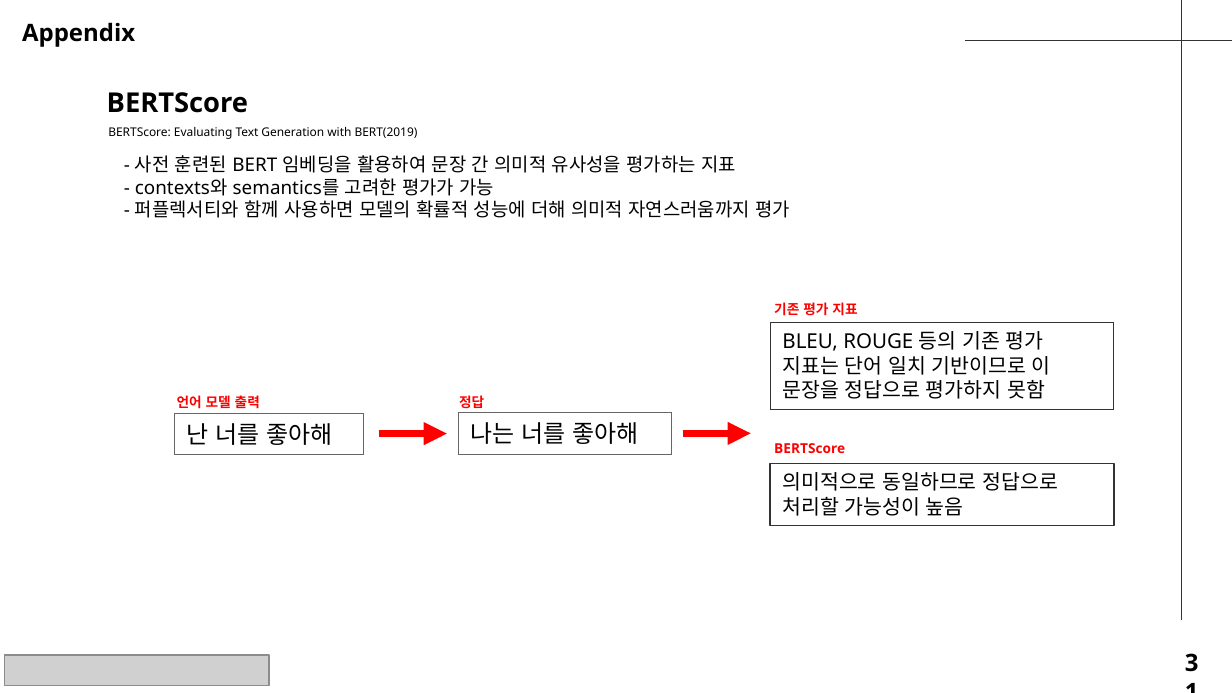
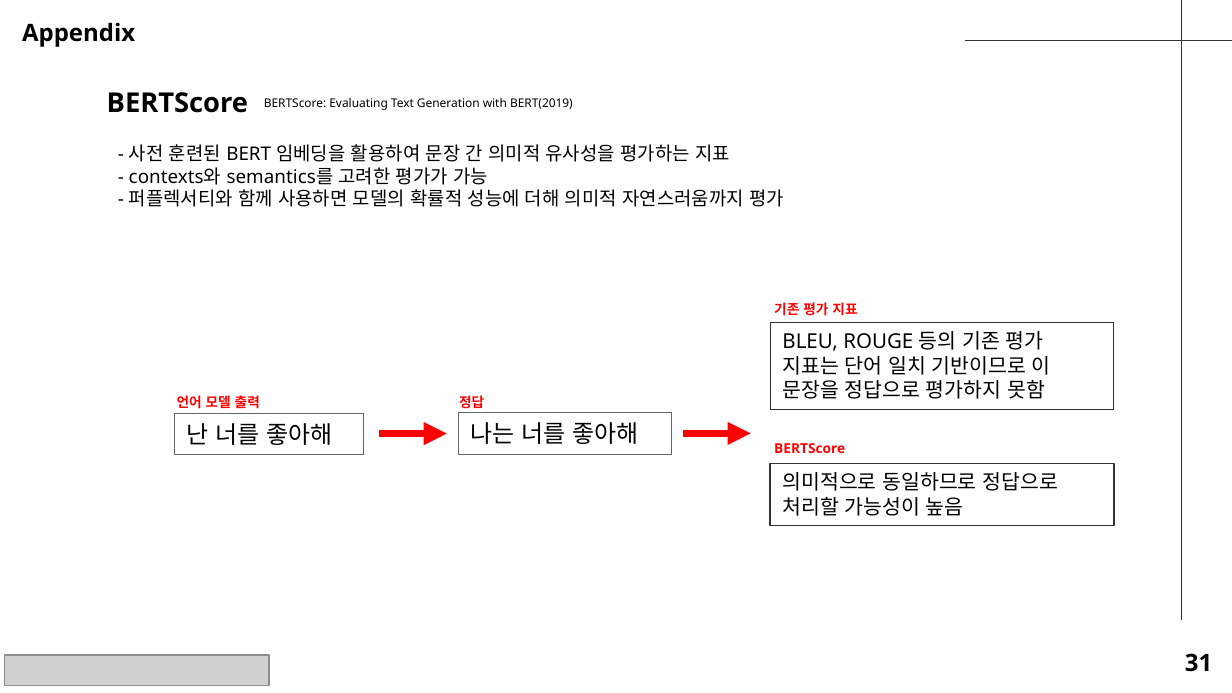
Before and after one commit to seungdeng/Deep-Learning-from-Scratch, a slide deck: slide 31 of study/발표자료/(이승건)250220_밑딥2_chap2-5.pptx. Drawn at 1232x693 pixels with LibreOffice and Linux fonts; fonts in the diff are those of the drawing; grey boxes stand for pictures. Boxes give left, top, right and bottom in pixels: in the first picture for what was removed or moved away, otherwise in the second. Text is boxed around its words. In the diff, an @@ line names an element or a change of style, - is before the commit and + after.

```diff
--- a/study/발표자료/(이승건)250220_밑딥2_chap2-5.pptx
+++ b/study/발표자료/(이승건)250220_밑딥2_chap2-5.pptx
@@ text "BERTScore: Evaluating Text Generation with ...": place and size @@
-text "BERTScore: Evaluating Text Generation with ..." at box(108, 127, 418, 139)
+text "BERTScore: Evaluating Text Generation with ..." at box(264, 98, 573, 110)
@@ text "BERTScore: Evaluating Text Generation with ..." at box(264, 98, 573, 110): vertical alignment top to middle @@
@@ text "- 사전 훈련된 BERT 임베딩을 ...": place and size @@
-text "- 사전 훈련된 BERT 임베딩을 ..." at box(135, 155, 790, 218)
+text "- 사전 훈련된 BERT 임베딩을 ..." at box(129, 144, 784, 207)
@@ text "31" rewrapped from box(1173, 642, 1225, 684) to box(1185, 653, 1212, 672) @@
```
Also in this commit, not shown: 21 other slides changed.
